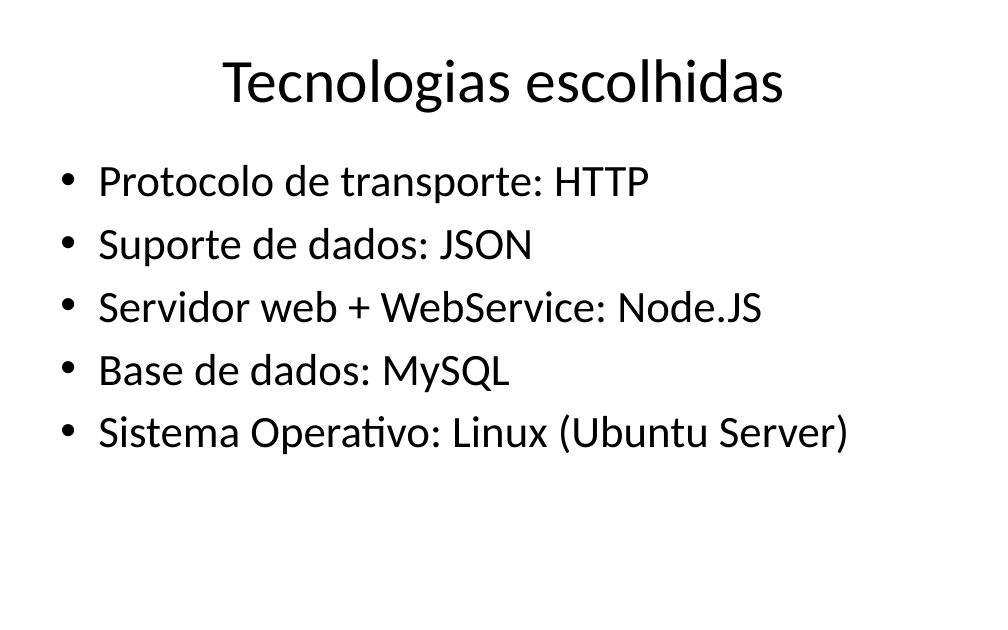
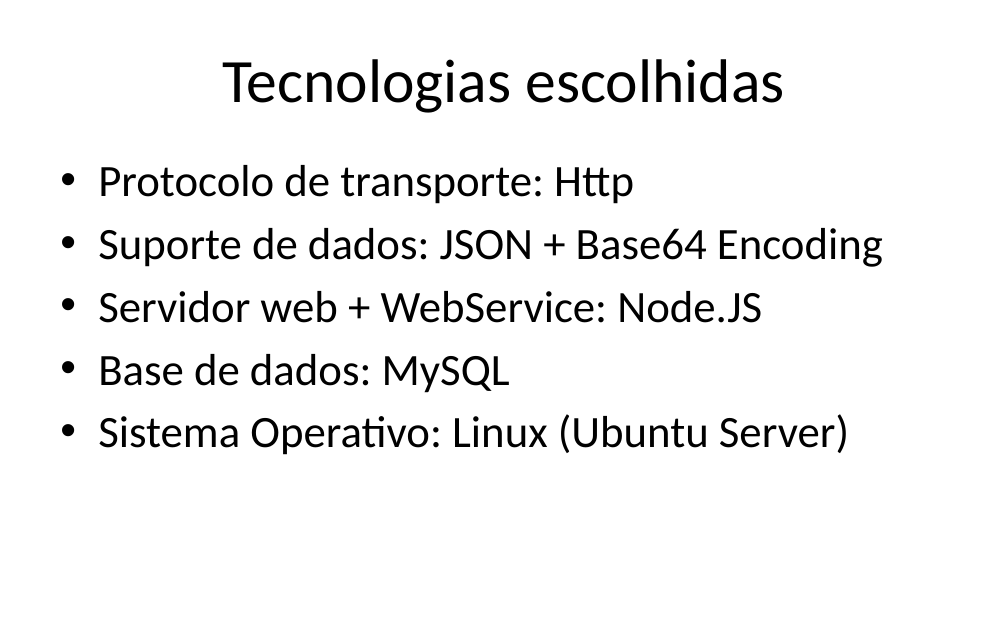
Before and after one commit to iptomar/letrinhas_si, a slide deck: slide 9 of Apresentacoes/v01.pptx (slide 8 before the commit). Drawn at 1008x630 pixels with LibreOffice and Linux fonts; fonts in the diff are those of the drawing; background and template pictures are left out. Boxes give left, top, right and bottom in pixels: in the first picture for what was removed or moved away, otherwise in the second. Text is boxed around its words. In the diff, an @@ line names an element or a change of style, - is before the commit and + after.

```diff
--- a/Apresentacoes/v01.pptx
+++ b/Apresentacoes/v01.pptx
@@ text at (98, 165, 883, 267): text changed @@
-• Protocolo de transporte: HTTP
-• Suporte de dados: JSON
+• Protocolo de transporte: Http
+• Suporte de dados: JSON + Base64 Encoding
```
Also in this commit, not shown: 2 other slides changed, 7 slides added, 6 other files.
